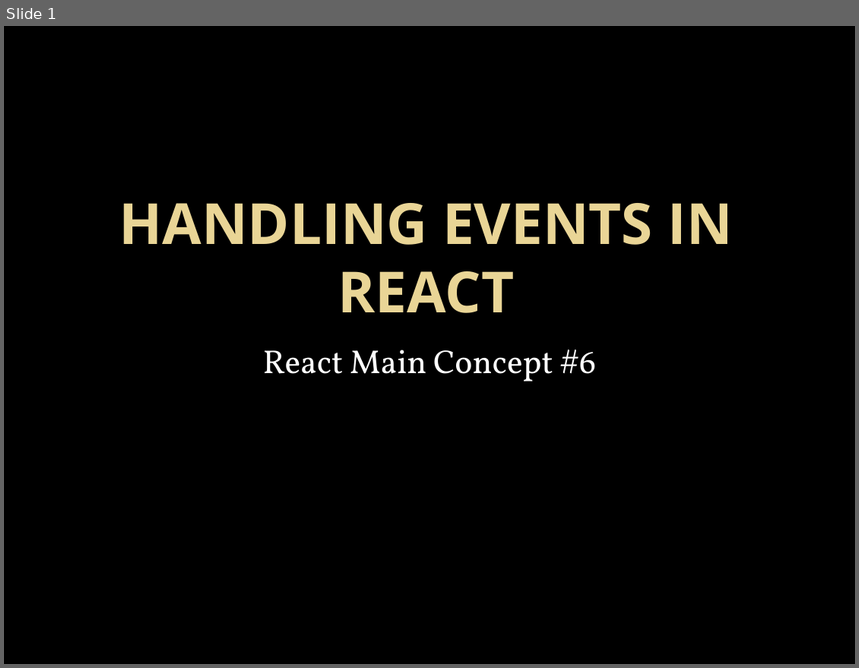
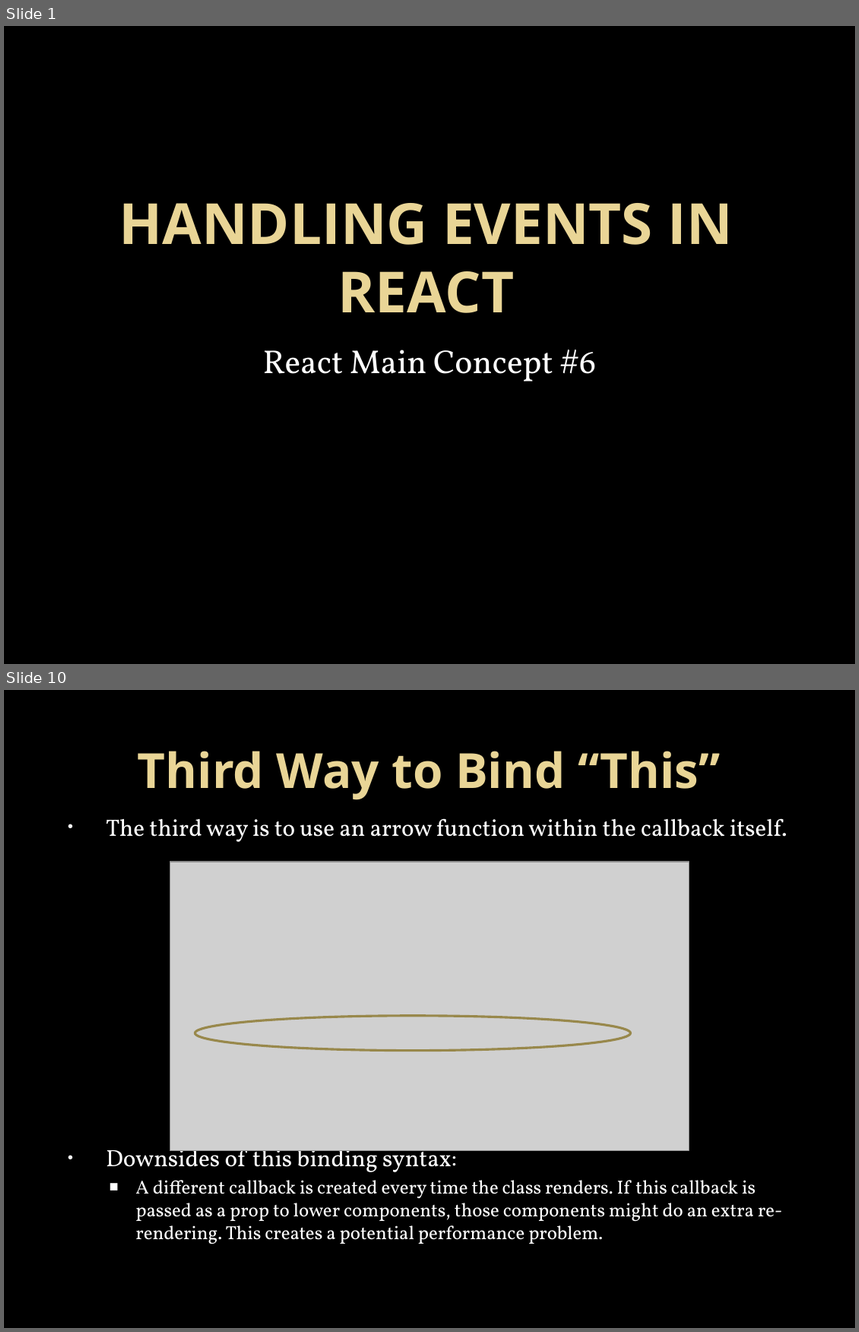
Before and after one commit to nhopfe/cohort3, a slide deck: Handling Events in React.pptx. Shown one above the other, each under a label of ours: slide 1 before the commit, slides 1 and 10 after it; the slides between them are not shown. The pictures are 859x668 and 859x1332 pixels, drawn with LibreOffice and Linux fonts; fonts in the diff are those of the drawing; grey boxes stand for pictures; background and template pictures are left out. Boxes give left, top, right and bottom in pixels: in the first picture for what was removed or moved away, otherwise in the second. Text is boxed around its words. In the diff, an @@ line names an element or a change of style, - is before the commit and + after.

```diff
--- a/Handling Events in React.pptx
+++ b/Handling Events in React.pptx
@@ slide 10 added at (x1=4, y1=690, x2=855, y2=1328), background picture (left out) @@
@@ title added at (x1=138, y1=751, x2=721, y2=800), 41 pt, text gradient #EAD696 to #E7D081, bold @@
+Third Way to Bind “This”
@@ text added at (x1=106, y1=818, x2=788, y2=1245), 16 pt, text #FFFFFF @@
+• The third way is to use an arrow function within the callback itself.
+• Downsides of this binding syntax:
+  ■ A different callback is created every time the class renders. If this callback is passed as a prop to lower components, those components might do an extra re-rendering. This creates a potential performance problem.
@@ picture added at (x1=170, y1=862, x2=688, y2=1151) @@
@@ ellipse added at (x1=195, y1=1016, x2=630, y2=1051), outline #98894B 2 pt @@
```
Also in this commit, not shown: 7 slides changed, 3 other slides added, 3 slides removed.
